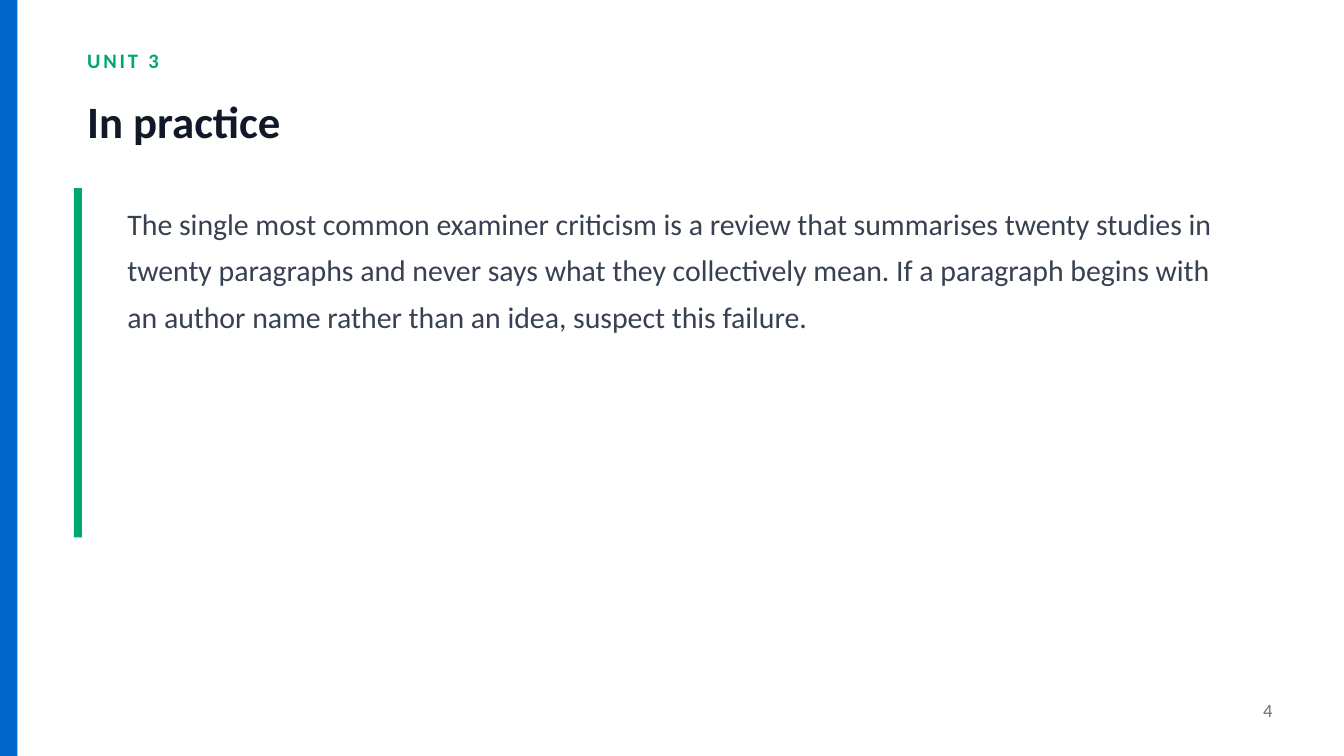
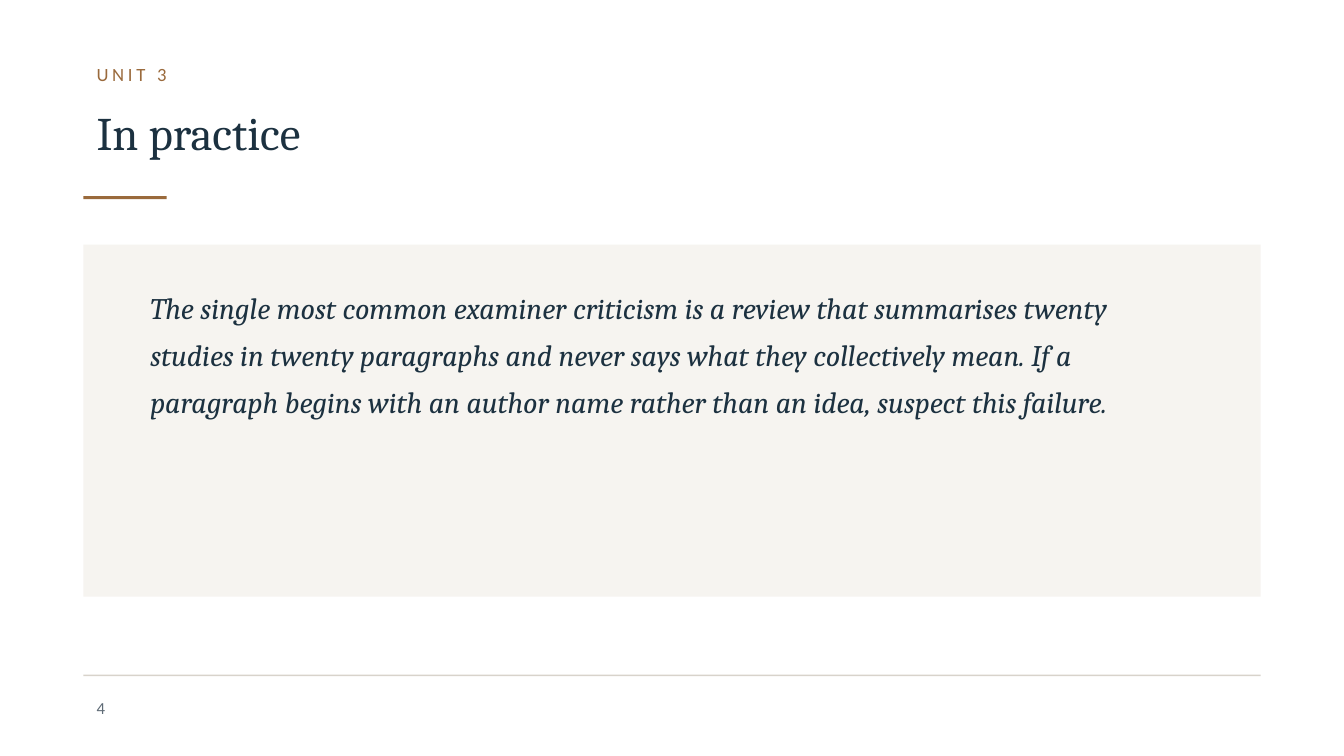
Before and after one commit to JesseAnak7534/ICBB, a slide deck: slide 4 of icbb-website/materials/research-methods/unit-03-slides.pptx. Drawn at 1344x756 pixels with LibreOffice and Linux fonts; fonts in the diff are those of the drawing; background and template pictures are left out. Boxes give left, top, right and bottom in pixels: in the first picture for what was removed or moved away, otherwise in the second. Text is boxed around its words. In the diff, an @@ line names an element or a change of style, - is before the commit and + after.

```diff
--- a/icbb-website/materials/research-methods/unit-03-slides.pptx
+++ b/icbb-website/materials/research-methods/unit-03-slides.pptx
@@ rectangle removed at (0,0,17,756) @@
@@ text "UNIT 3": place and size @@
-text "UNIT 3" at (87,54,158,68)
+text "UNIT 3" at (97,69,166,81)
@@ text "UNIT 3" at (97,69,166,81): size 11 to 10 pt, text colour #00A86B to #9A6A3C, letter spacing 1.5 to 2 pt, bold off @@
@@ text "In practice": place and size @@
-text "In practice" at (87,106,280,145)
+text "In practice" at (97,119,301,160)
@@ text "In practice" at (97,119,301,160): size 24 to 25 pt, font Calibri to Cambria, text colour #111827 to #1C3140, bold off; vertical alignment middle to top @@
@@ rectangle removed at (74,188,82,538) @@
@@ rectangle added at (83,196,167,199), fill #9A6A3C @@
@@ rectangle added at (83,245,1261,597), fill #F6F4F0 @@
@@ text "The single most common examiner ...": place and size @@
-text "The single most common examiner ..." at (127,214,1212,333)
+text "The single most common examiner ..." at (150,298,1107,420)
@@ text "The single most common examiner ..." at (150,298,1107,420): font Calibri to Cambria, text colour #374151 to #1C3140, italic on; line spacing 1.3 to 1.32 @@
@@ rectangle added at (83,675,1261,676), fill #D8D3CB @@
@@ page number: place and size @@
-page number at (1263,705,1272,717)
+page number at (97,703,106,714)
@@ page number at (97,703,106,714): size 10 to 9 pt, text colour #6B7280 to #5F6B76 @@
```
Also in this commit, not shown: 17 other slides changed, 49 other files.
